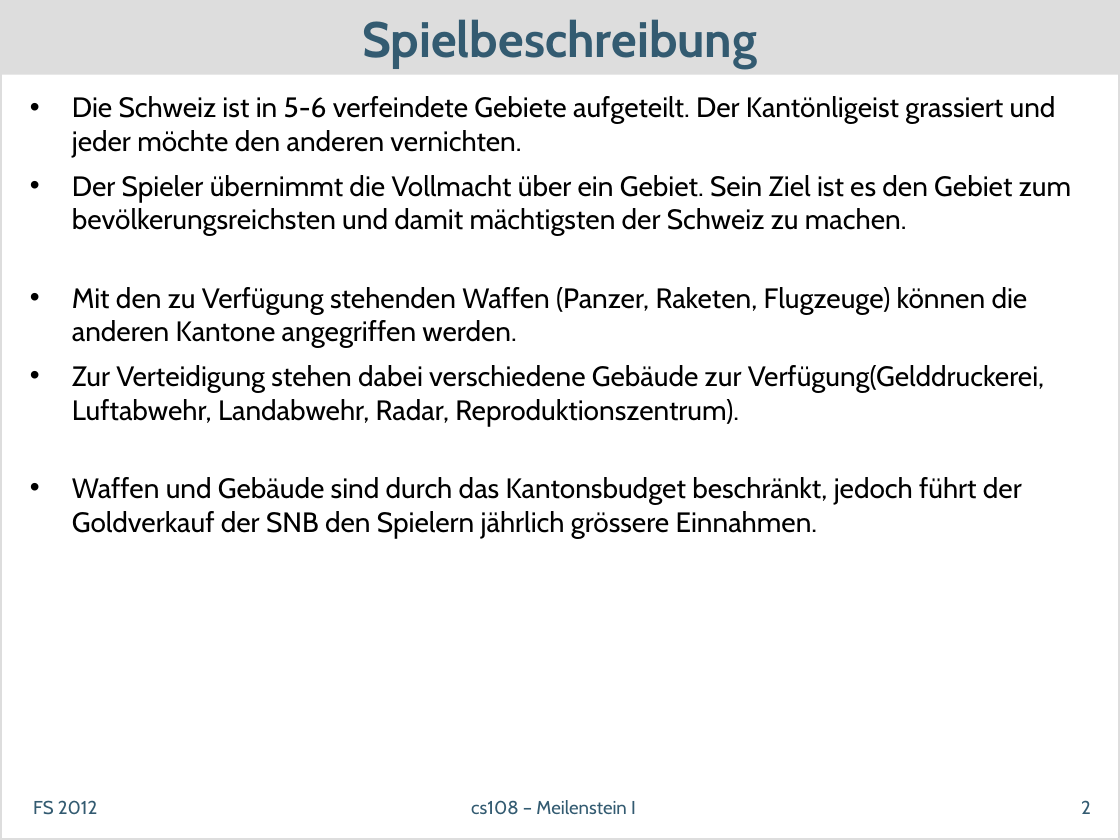
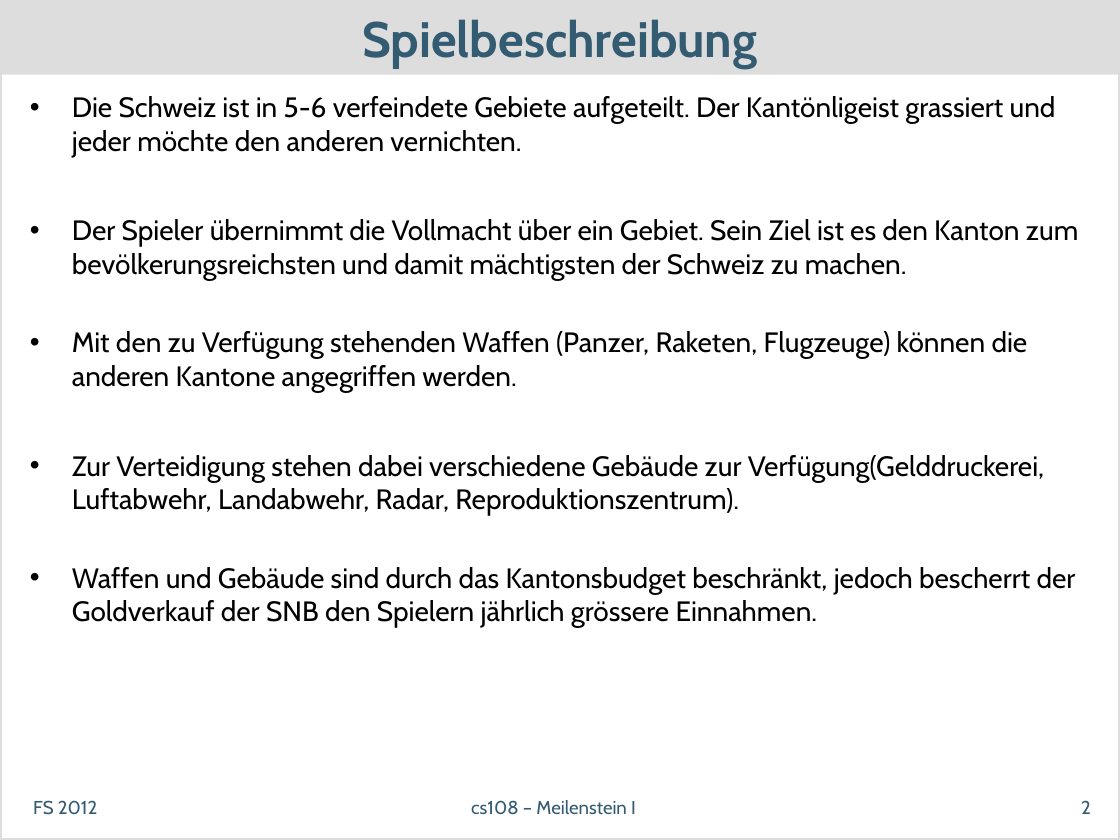
Before and after one commit to dihydrogenmonoxide/CS108, a slide deck: slide 2 of presentations/meilenstein1_v1.pptx. Drawn at 1120x840 pixels with LibreOffice and Linux fonts; fonts in the diff are those of the drawing. Boxes give left, top, right and bottom in pixels: in the first picture for what was removed or moved away, otherwise in the second. Text is boxed around its words. In the diff, an @@ line names an element or a change of style, - is before the commit and + after.

```diff
--- a/presentations/meilenstein1_v1.pptx
+++ b/presentations/meilenstein1_v1.pptx
@@ text at (72,219,1078,280): text changed @@
-• Der Spieler übernimmt die Vollmacht über ein Gebiet. Sein Ziel ist es den Gebiet zum bevölkerungsreichsten und damit mächtigsten der Schweiz zu machen.
+• Der Spieler übernimmt die Vollmacht über ein Gebiet. Sein Ziel ist es den Kanton zum bevölkerungsreichsten und damit mächtigsten der Schweiz zu machen.
@@ text at (72,567,1076,628): text changed @@
-• Waffen und Gebäude sind durch das Kantonsbudget beschränkt, jedoch führt der Goldverkauf der SNB den Spielern jährlich grössere Einnahmen.
+• Waffen und Gebäude sind durch das Kantonsbudget beschränkt, jedoch bescherrt der Goldverkauf der SNB den Spielern jährlich grössere Einnahmen.
```
Also in this commit, not shown: 6 other slides changed, 1 slide added.
